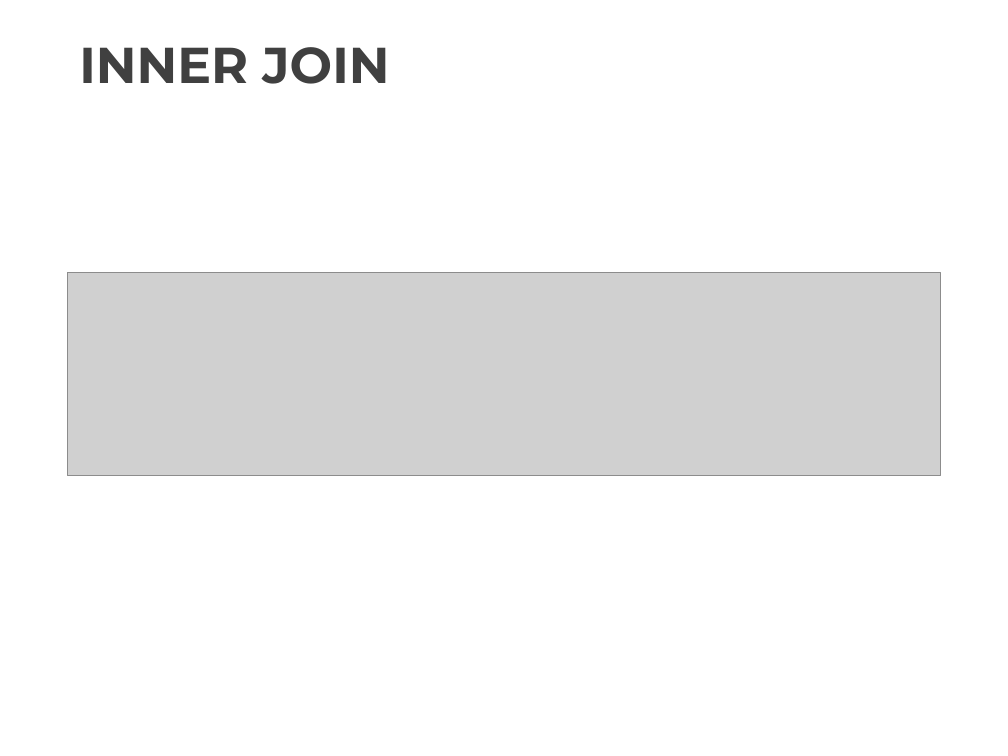
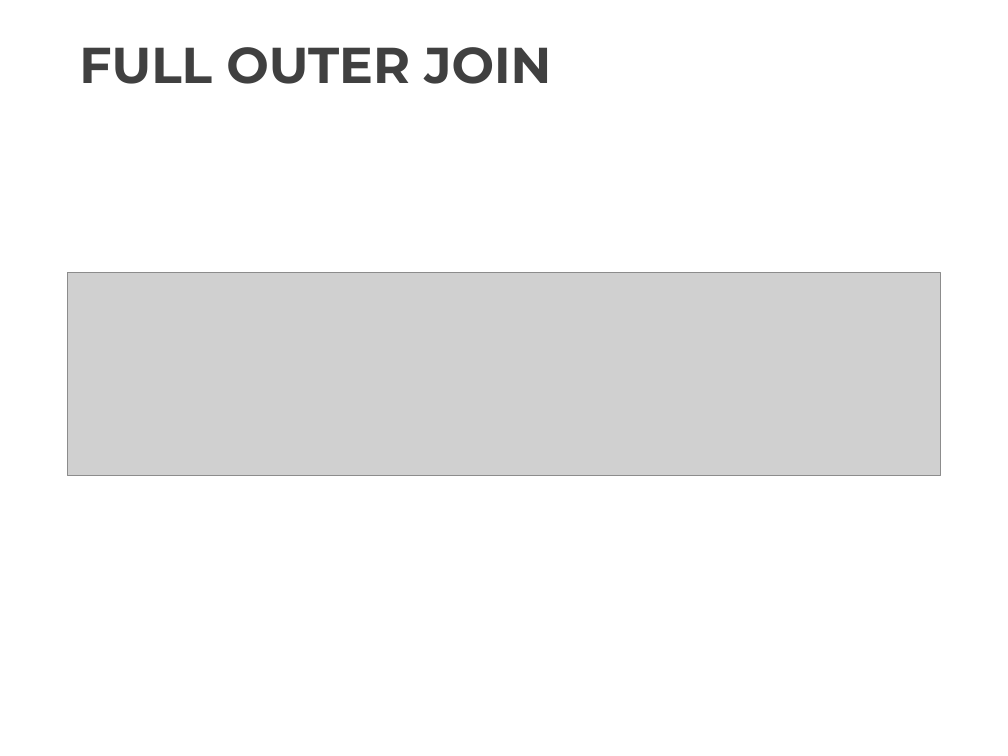
Before and after one commit to senai-desenvolvimento/2021-2S-2D, a slide deck: slide 14 of sprint-1-bd/aulas/Aula_07_BD.pptx. Drawn at 1008x756 pixels with LibreOffice and Linux fonts; fonts in the diff are those of the drawing; grey boxes stand for pictures; background and template pictures are left out. Boxes give left, top, right and bottom in pixels: in the first picture for what was removed or moved away, otherwise in the second. Text is boxed around its words. In the diff, an @@ line names an element or a change of style, - is before the commit and + after.

```diff
--- a/sprint-1-bd/aulas/Aula_07_BD.pptx
+++ b/sprint-1-bd/aulas/Aula_07_BD.pptx
@@ text at (x1=79, y1=47, x2=551, y2=84): text changed @@
-INNER JOIN
+FULL OUTER JOIN
```
Also in this commit, not shown: 19 other files.
